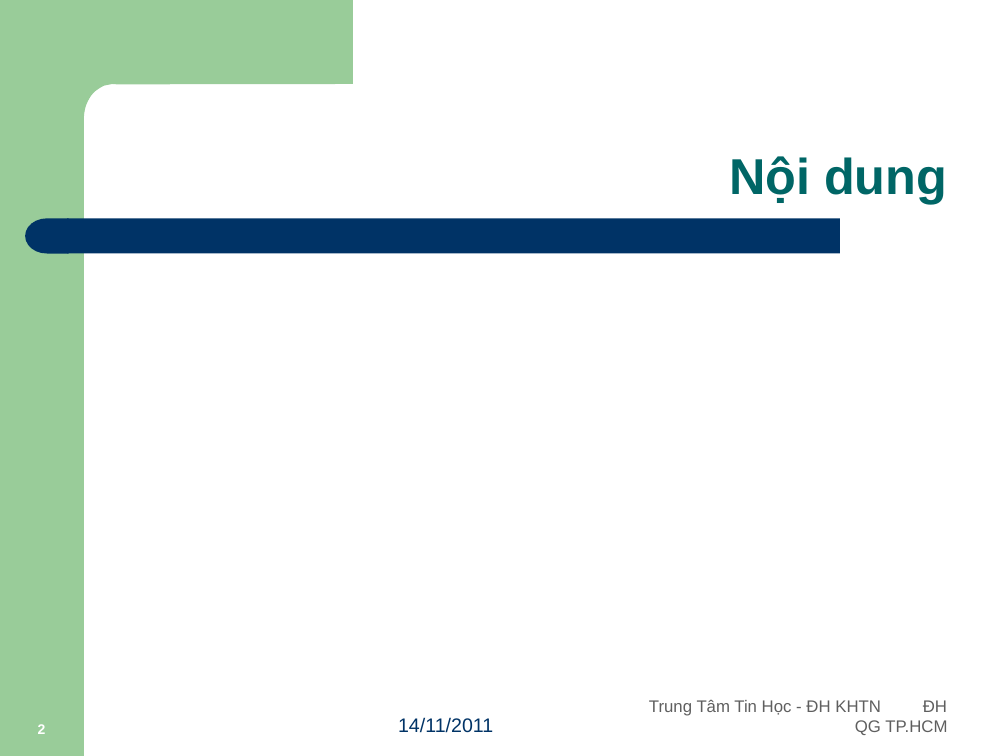
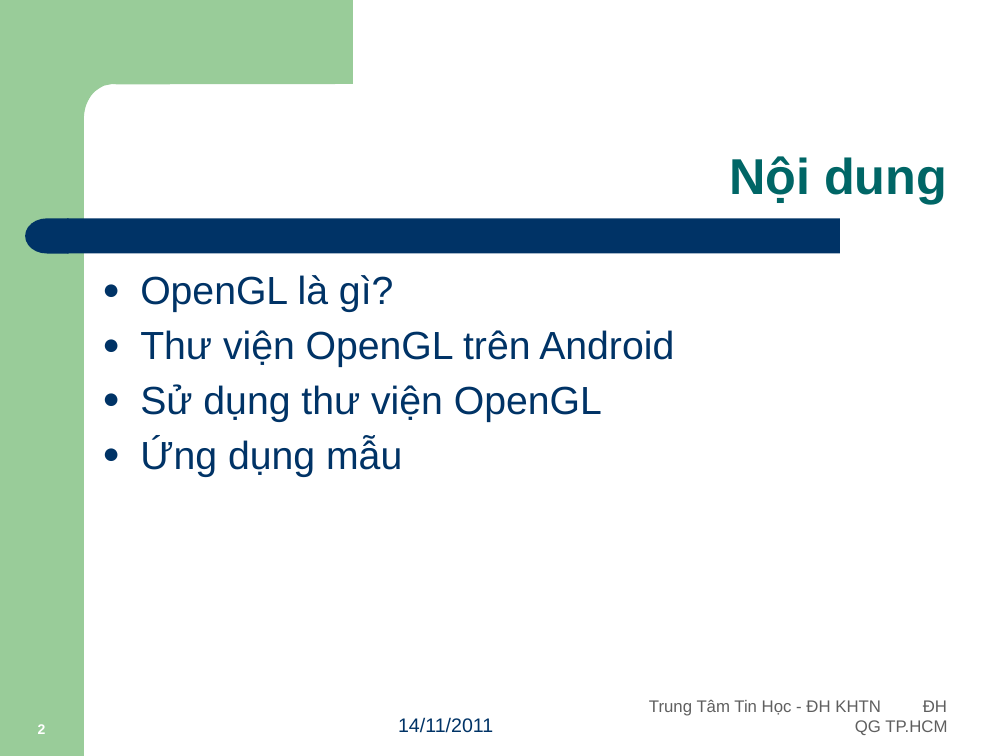
Before and after one commit to Timon-CHP/t3hand, a slide deck: slide 2 of lessions/Android_Par11_Android3DProgramming.pptx. Drawn at 1008x756 pixels with LibreOffice and Linux fonts; fonts in the diff are those of the drawing. Boxes give left, top, right and bottom in pixels: in the first picture for what was removed or moved away, otherwise in the second. Text is boxed around its words. In the diff, an @@ line names an element or a change of style, - is before the commit and + after.

```diff
--- a/lessions/Android_Par11_Android3DProgramming.pptx
+++ b/lessions/Android_Par11_Android3DProgramming.pptx
@@ text added at [140, 275, 674, 477], 28 pt, text #003366 @@
+● OpenGL là gì?
+● Thư viện OpenGL trên Android
+● Sử dụng thư viện OpenGL
+● Ứng dụng mẫu
```
Also in this commit, not shown: 6 slides added, 3 slides removed.
